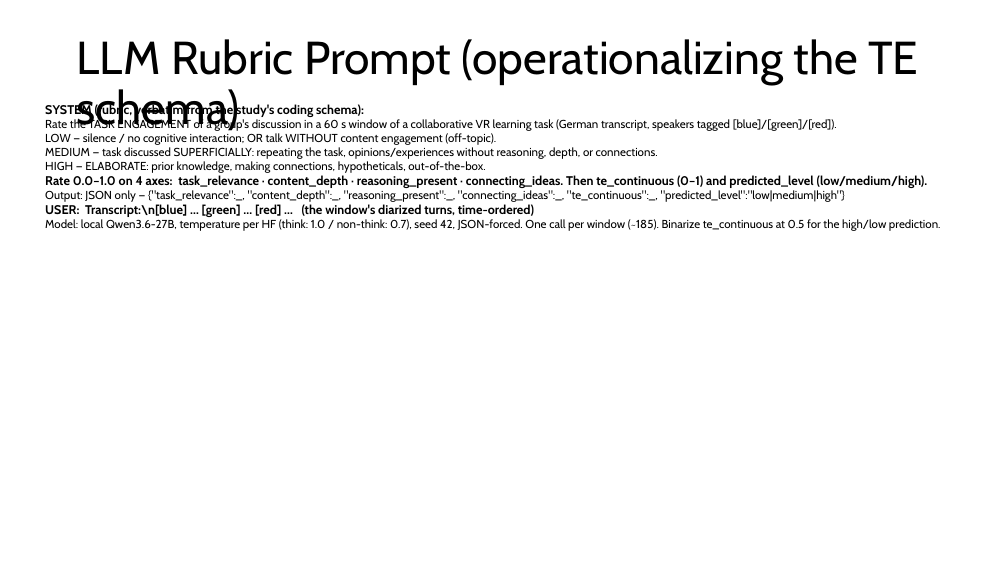
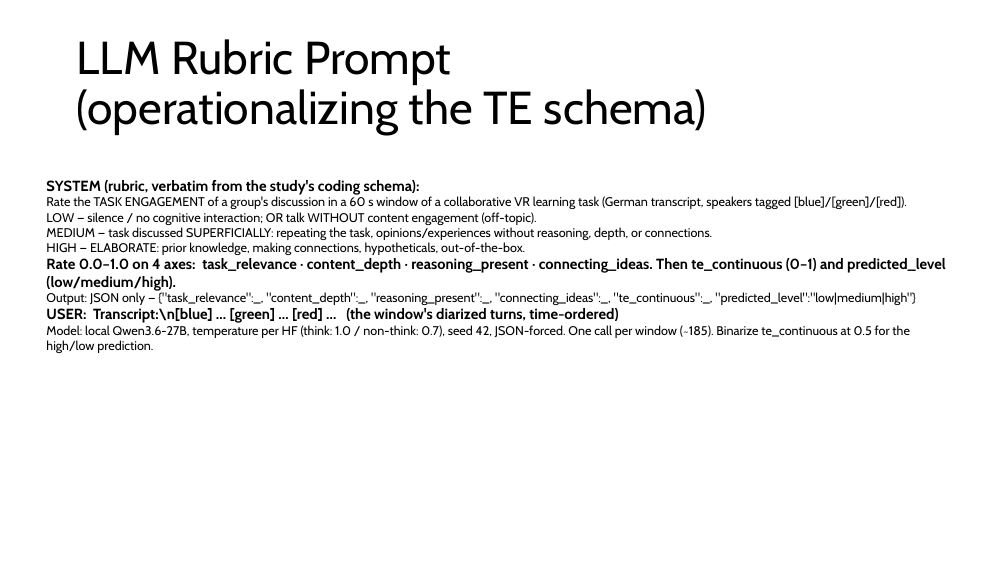
Before and after one commit to carlotes247/vilearn_ml, a slide deck: slide 21 of discover/2026_March_ViLearn_Planning.pptx (slide 27 before the commit). Drawn at 1008x567 pixels with LibreOffice and Linux fonts; fonts in the diff are those of the drawing. Boxes give left, top, right and bottom in pixels: in the first picture for what was removed or moved away, otherwise in the second. Text is boxed around its words. In the diff, an @@ line names an element or a change of style, - is before the commit and + after.

```diff
--- a/discover/2026_March_ViLearn_Planning.pptx
+++ b/discover/2026_March_ViLearn_Planning.pptx
@@ title "LLM Rubric Prompt (operationalizing the ..." rewrapped from <box>77,39,918,135</box> to <box>77,39,707,135</box> @@
@@ text "SYSTEM (rubric, verbatim from the ...": place and size @@
-text "SYSTEM (rubric, verbatim from the ..." at <box>45,103,941,231</box>
+text "SYSTEM (rubric, verbatim from the ..." at <box>46,180,946,353</box>
@@ text "SYSTEM (rubric, verbatim from the ..." at <box>46,180,946,353</box>: size 12 to 14 pt in "SYSTEM (rubric, verbatim from the study's coding ...", "Rate 0.0–1.0 on 4 axes: task_relevance · ...", "USER: Transcript:\n[blue] … [green] … [red] … ..."; size 11 to 12 pt in "Rate the TASK ENGAGEMENT of a group's ...", "LOW — silence / no cognitive interaction; ...", "MEDIUM — task discussed SUPERFICIALLY: repeating the ...", "HIGH — ELABORATE: prior knowledge, making connections, ..." and 2 more places @@
```
Also in this commit, not shown: 6 other slides changed, 12 slides added, 14 slides removed, 8 other files.
